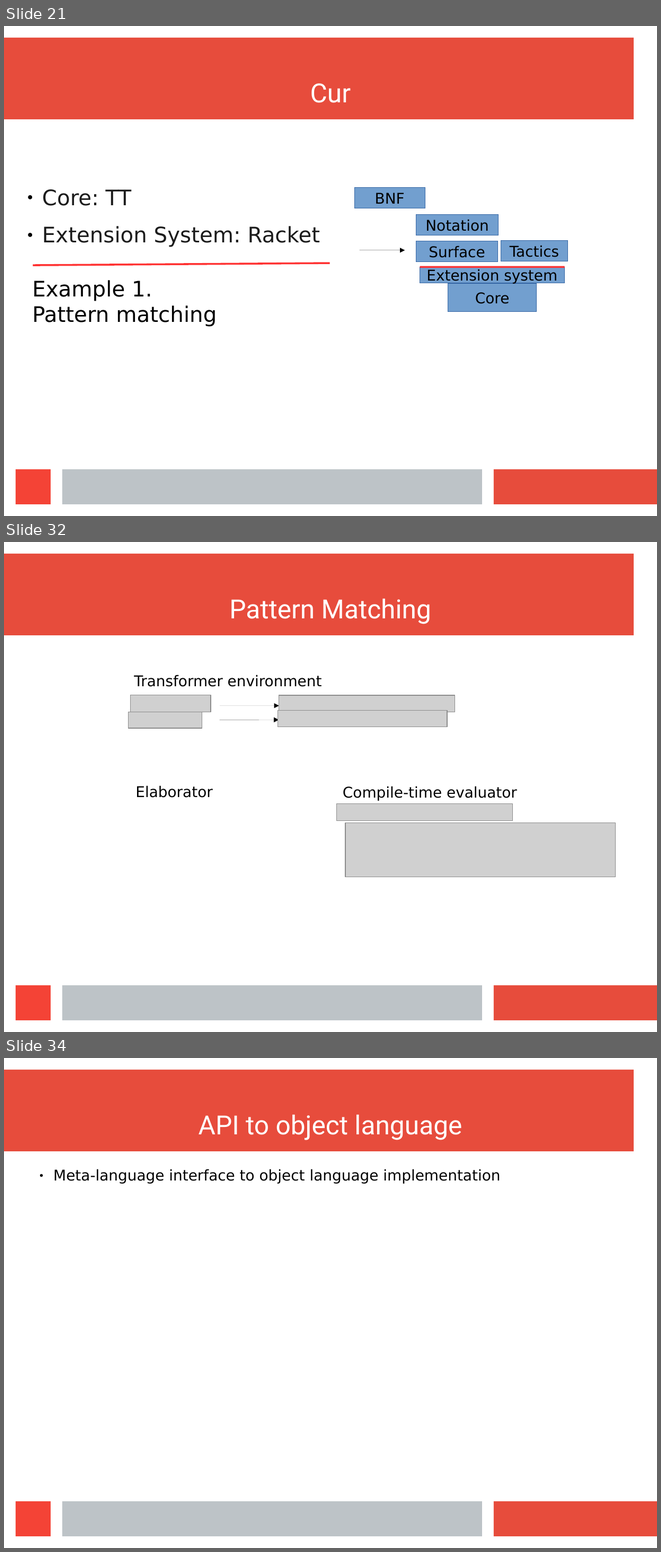
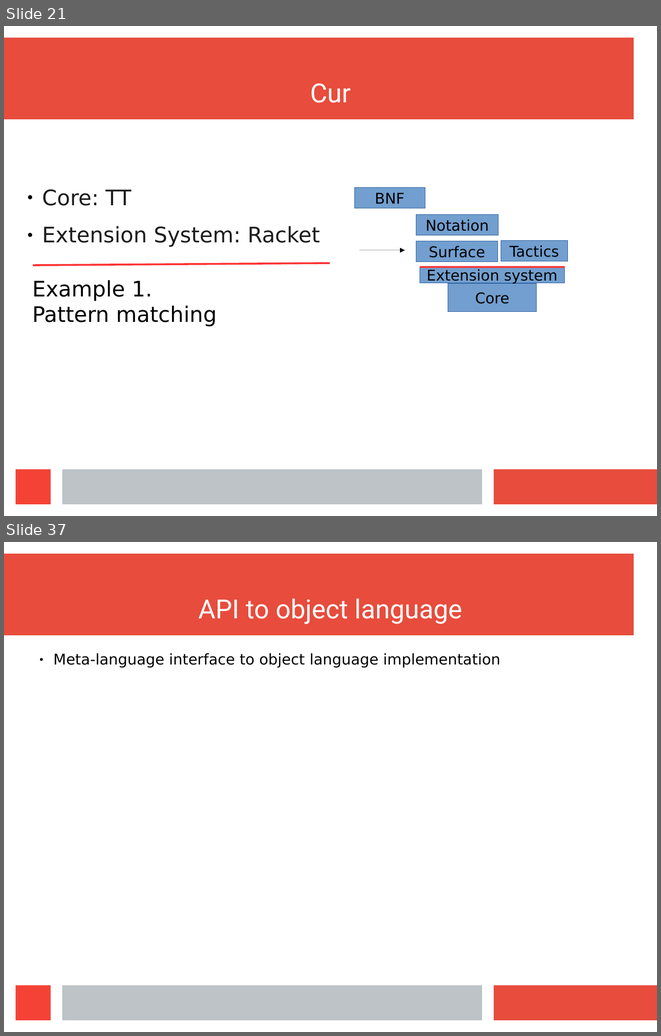
Before and after one commit to wilbowma/cur, a slide deck: hope-2016/slides.odp. Shown one above the other, each under a label of ours: slides 21, 32 and 34 before the commit, slides 21 and 37 after it; the slides between them are not shown. The pictures are 661x1552 and 661x1036 pixels, drawn with LibreOffice and Linux fonts; fonts in the diff are those of the drawing; grey boxes stand for pictures. Boxes give left, top, right and bottom in pixels: in the first picture for what was removed or moved away, otherwise in the second. Text is boxed around its words. In the diff, an @@ line names an element or a change of style, - is before the commit and + after.

Commit message:
Finished match example

```diff
--- a/hope-2016/slides.odp
+++ b/hope-2016/slides.odp
@@ slide 32 removed at [4, 542, 657, 1032], background #FFFFFF; not listed: 4 template elements that a slide beside it also shows @@
@@ title removed at [229, 598, 431, 624] @@
-Pattern Matching
@@ table removed at [129, 670, 458, 717], 2 rows, 2 columns @@
-Transformer environment | 
- | 
@@ picture removed at [130, 695, 211, 712] @@
@@ picture removed at [279, 696, 455, 712] @@
@@ picture removed at [129, 712, 202, 728] @@
@@ arrow removed from (220, 706) to (279, 706) @@
@@ picture removed at [278, 711, 447, 727] @@
@@ arrow removed from (220, 720) to (279, 720) @@
@@ table removed at [130, 781, 459, 828], 2 rows, 2 columns @@
-Elaborator | 
- | 
@@ table removed at [337, 782, 570, 870], 2 rows, 1 columns @@
-Compile-time evaluator
-
@@ picture removed at [337, 804, 513, 820] @@
@@ picture removed at [345, 823, 616, 877] @@
@@ what was slide 34 is now slide 37 @@
```
Also in this commit, not shown: 16 slides changed, 5 slides added, 8 other slides removed.
